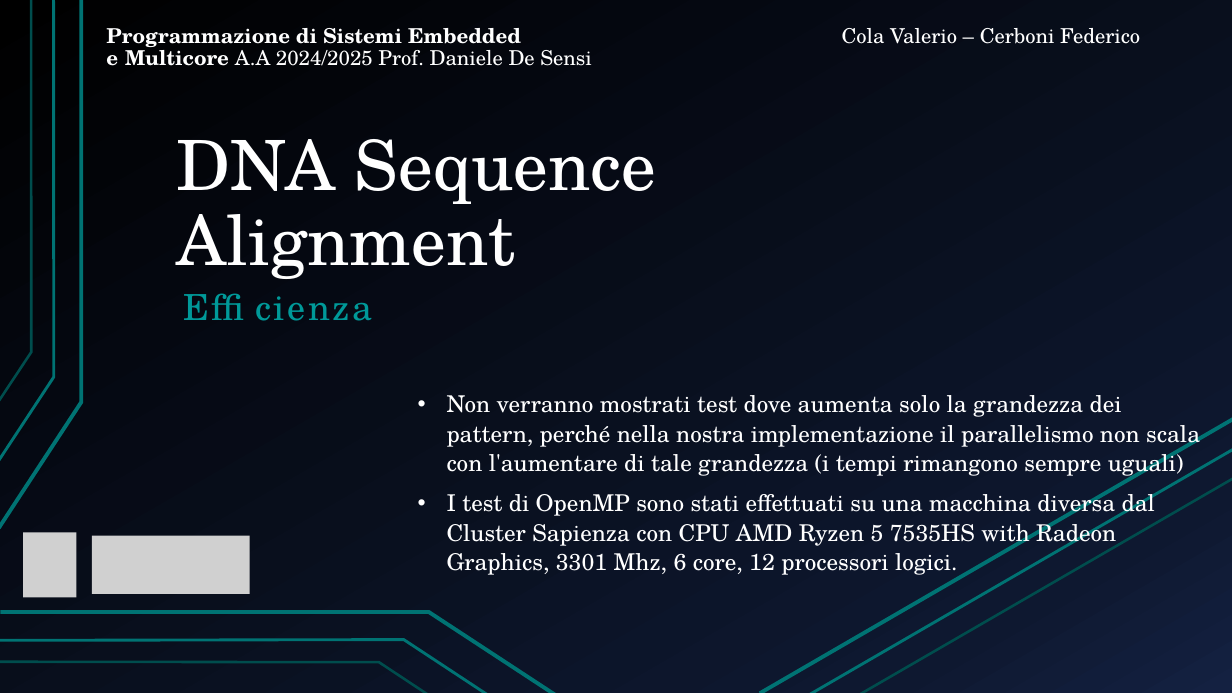
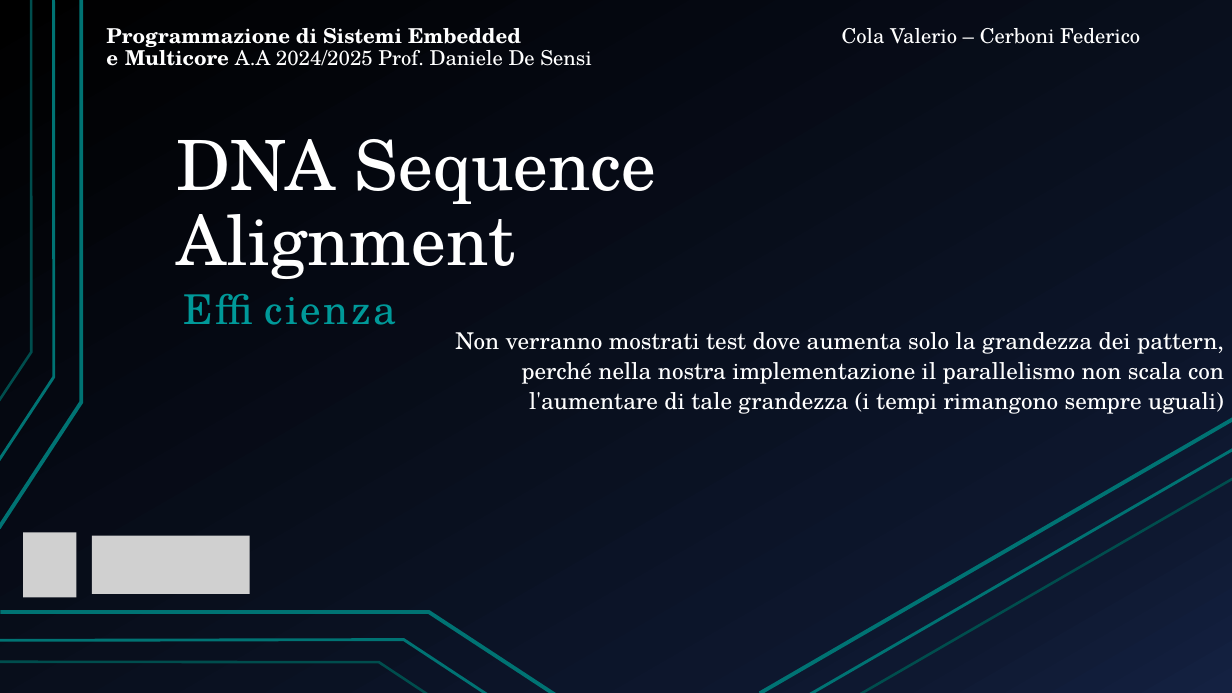
Before and after one commit to Valerio-Cola/Progetto-Multicore, a slide deck: slide 18 of Docs/DNA Sequence Alignment.pptx. Drawn at 1232x693 pixels with LibreOffice and Linux fonts; fonts in the diff are those of the drawing; grey boxes stand for pictures. Boxes give left, top, right and bottom in pixels: in the first picture for what was removed or moved away, otherwise in the second. Text is boxed around its words. In the diff, an @@ line names an element or a change of style, - is before the commit and + after.

```diff
--- a/Docs/DNA Sequence Alignment.pptx
+++ b/Docs/DNA Sequence Alignment.pptx
@@ subtitle "Efficienza" at bbox=[171, 283, 1052, 358]: size 28 to 32 pt @@
@@ text "Non verranno mostrati test dove ...": place and size @@
-text "Non verranno mostrati test dove ..." at bbox=[447, 395, 1200, 578]
+text "Non verranno mostrati test dove ..." at bbox=[455, 332, 1224, 414]
@@ text "Non verranno mostrati test dove ..." at bbox=[455, 332, 1224, 414]: alignment left to right; bullet • to none @@
@@ text at bbox=[447, 488, 1155, 578]: paragraph removed @@
-• I test di OpenMP sono stati effettuati su una macchina diversa dal Cluster Sapienza con CPU AMD Ryzen 5 7535HS with Radeon Graphics, 3301 Mhz, 6 core, 12 processori logici.
```
Also in this commit, not shown: 9 other slides changed, 2 other files.
